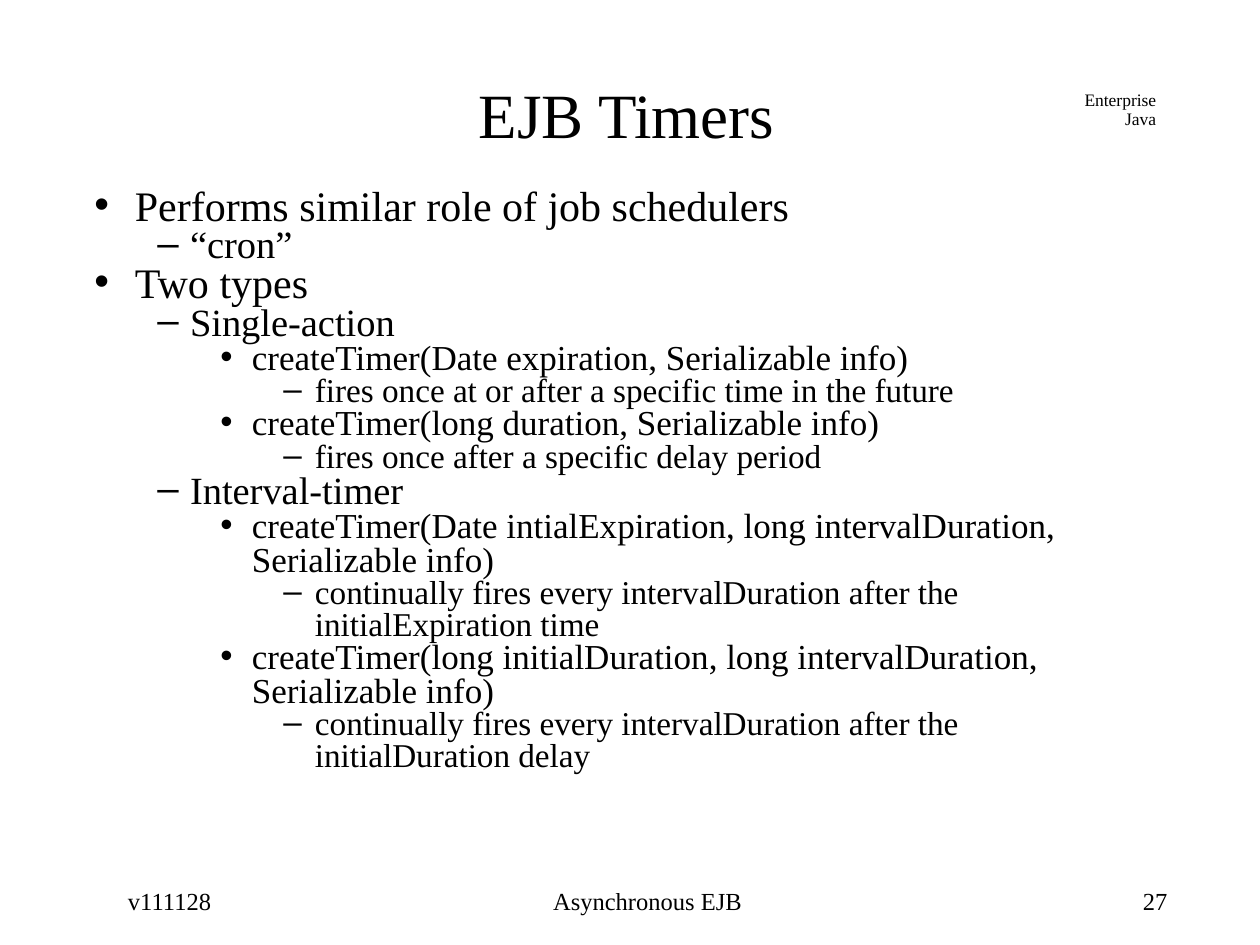
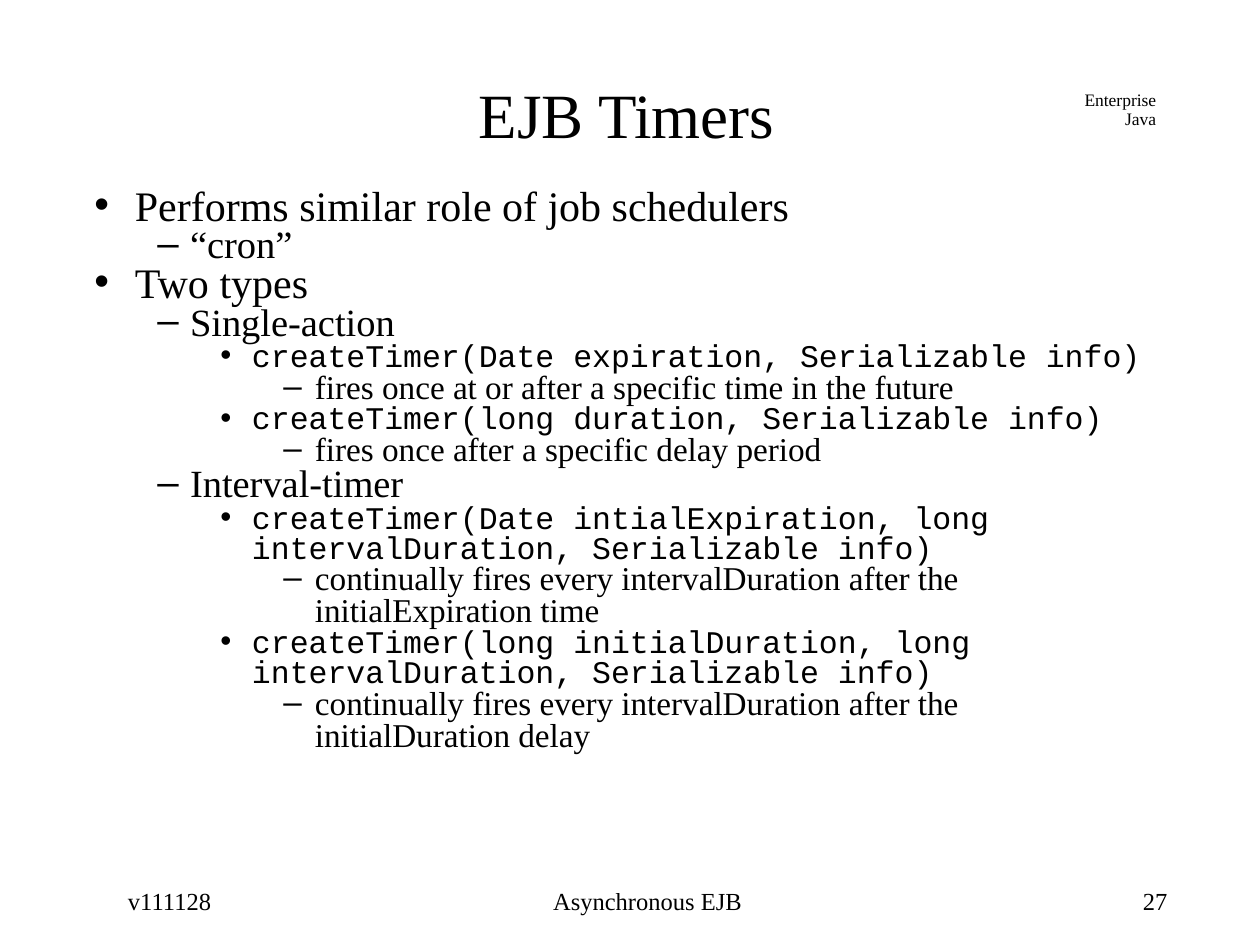
Before and after one commit to jcstaff/ejava-javaee, a slide deck: slide 27 of asyncEJB/src/site/resources/lectures/asyncEJB.ppt. Drawn at 1260x945 pixels with LibreOffice and Linux fonts; fonts in the diff are those of the drawing. Boxes give left, top, right and bottom in pixels: in the first picture for what was removed or moved away, otherwise in the second. Text is boxed around its words. In the diff, an @@ line names an element or a change of style, - is before the commit and + after.

```diff
--- a/asyncEJB/src/site/resources/lectures/asyncEJB.ppt
+++ b/asyncEJB/src/site/resources/lectures/asyncEJB.ppt
@@ text at (x1=252, y1=345, x2=1140, y2=692): size 20 to 18 pt, font Times New Roman to Courier New in "createTimer(Date expiration, Serializable info)", "createTimer(long duration, Serializable info)", "createTimer(Date intialExpiration, long intervalDuration, Se ...", "createTimer(long initialDuration, long intervalDuration, Ser ..." @@
```
Also in this commit, not shown: 35 other slides changed.
